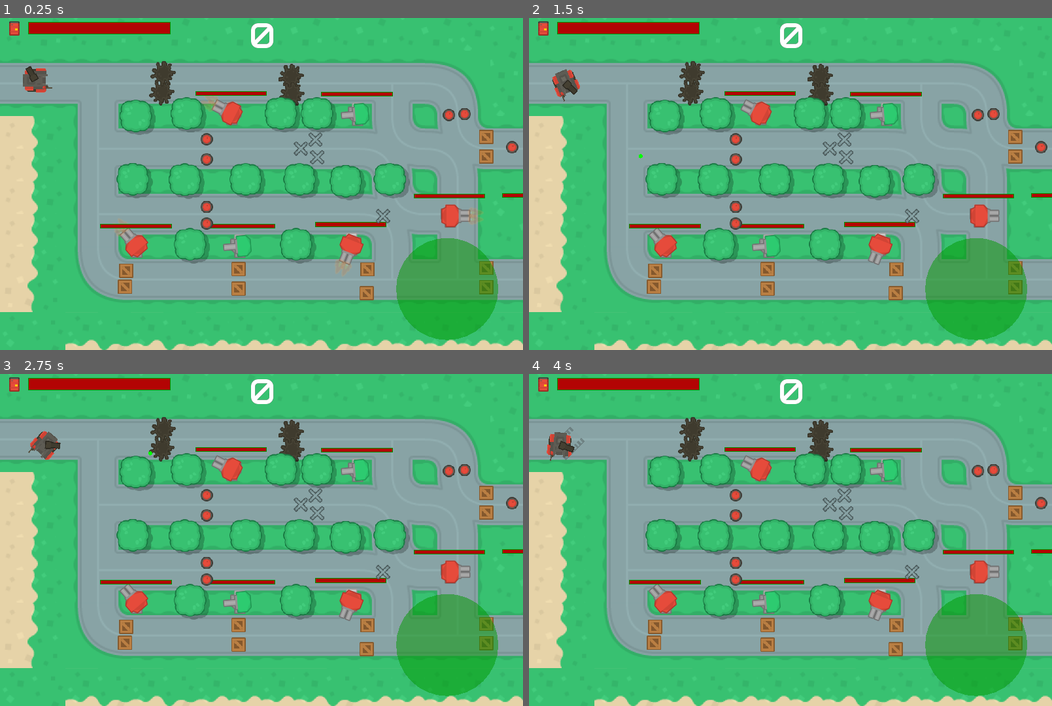
Above: before the commit, frames 1-4 (two rows, left to right).
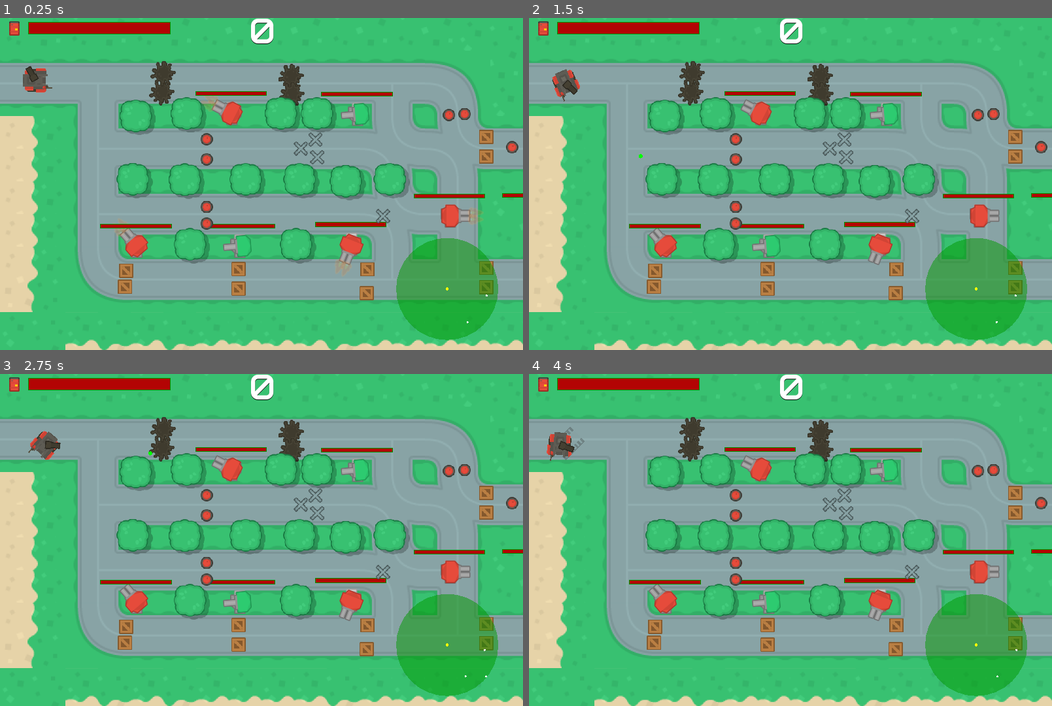
Above: after the commit, the same moments.

Repository: soapmactavish23/rogue_tank
Game: Godot game, scene res://scenes/game.tscn
Same seed, same stepped clock (60 frames per second), same inputs: the game is played once before the commit and once after it.
Inputs (mouse positions are in pixels of both pictures, inside the frame that each line leads up to):
- Up to frame 1 (0.25 s): no input
- Up to frame 2 (1.5 s): move the mouse to (905, 167) at 0.52 s; hold Right (ui_right) 0.53-1.28 s; right-click (905, 167) at 0.6 s; move the mouse to (685, 200) at 1.27 s; hold Down (ui_down) from 1.28 s (still down); right-click (685, 200) at 1.35 s
- Up to frame 3 (2.75 s): move the mouse to (313, 466) at 2.02 s; release Down (ui_down) at 2.03 s; hold Right (ui_right) from 2.03 s (still down); right-click (313, 466) at 2.1 s
- Up to frame 4 (4 s): tap Enter at 2.75 s; move the mouse to (764, 606) at 2.77 s; release Right (ui_right) at 2.78 s; hold Up (ui_up) 2.78-3.53 s; right-click (764, 606) at 2.85 s; move the mouse to (947, 589) at 3.52 s; hold Left (ui_left) from 3.53 s (still down); right-click (947, 589) at 3.6 s

The runs differ from the first frame. In frame 1, 0.3% of the frame differs, in the area x 48-94%, y 0-92%; in frame 2, 0.3%; in frame 3, 0.3%; in frame 4, 0.3%.

Commit message:
150. 21 - Movimento dos aliens

Diff:
--- a/scenes/game.tscn
+++ b/scenes/game.tscn
@@ -42,9 +42,9 @@
 
 [node name="score" type="Label" parent="HUD"]
 margin_left = 2.50836
-margin_top = 5.99323
+margin_top = -2.02486
 margin_right = 1025.51
-margin_bottom = 73.9932
+margin_bottom = 65.9751
 custom_colors/font_color = Color( 1, 1, 1, 1 )
 custom_colors/font_color_shadow = Color( 0, 0, 0, 1 )
 custom_fonts/font = SubResource( 1 )
@@ -57,7 +57,7 @@
 script = ExtResource( 12 )
 sensor_radius = 500
 radius = 100.0
-tank = null
+tank = NodePath("../../Tank")
 
 [node name="timer_update" type="Timer" parent="HUD/radar_circle"]
 wait_time = 0.33
--- a/scenes/tank.tscn
+++ b/scenes/tank.tscn
@@ -89,6 +89,7 @@
 [node name="damage_area" type="Area2D" parent="."]
 collision_layer = 32
 script = ExtResource( 9 )
+health = 200
 
 [node name="shape" type="CollisionShape2D" parent="damage_area"]
 position = Vector2( 0.374573, 0 )
--- a/scenes/test.gd
+++ b/scenes/test.gd
@@ -2,7 +2,6 @@
 
 func _ready():
 	$HUD/over.hide()
-	randomize()
 
 func _process(delta):
 	if !$Tank/damage_area:
--- a/scenes/turret_01.tscn
+++ b/scenes/turret_01.tscn
@@ -350,7 +350,7 @@
 "values": [ false, true ]
 }
 
-[node name="turret_01" type="StaticBody2D" groups=["radar_entity"]]
+[node name="turret_01" type="StaticBody2D" groups=["enemy", "radar_entity"]]
 collision_layer = 10
 collision_mask = 9
 script = ExtResource( 1 )
--- a/scripts/destructable.gd
+++ b/scripts/destructable.gd
@@ -3,7 +3,7 @@
 signal hitted(damage, health, node)
 signal destroid()
 
-export var health = 150
+export var health = 30
 
 func hit(damage, node):
 	health -= damage
